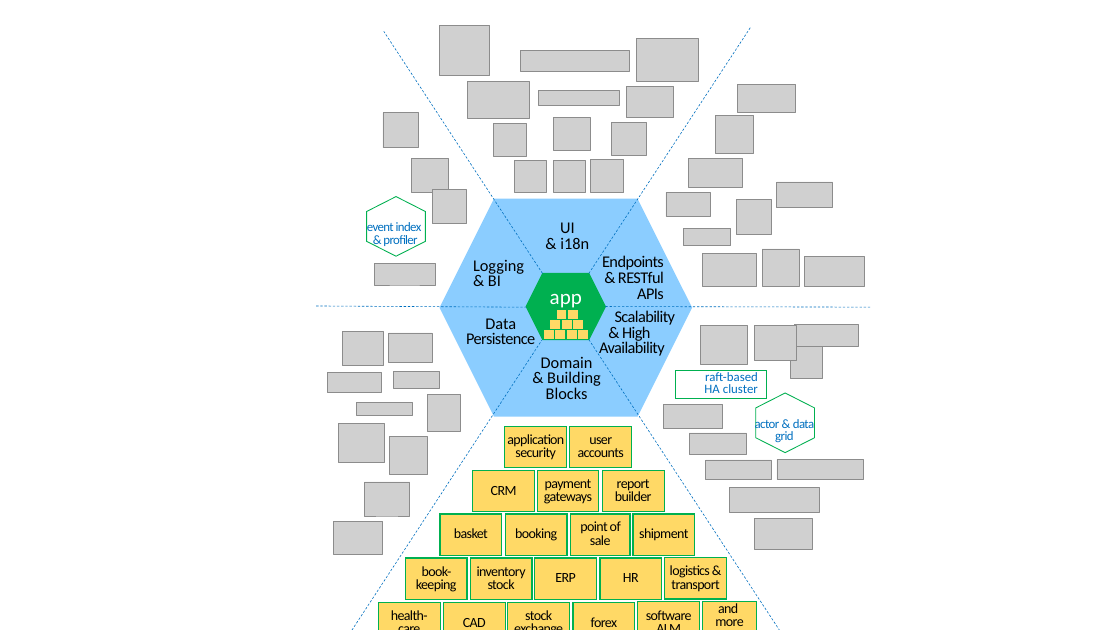
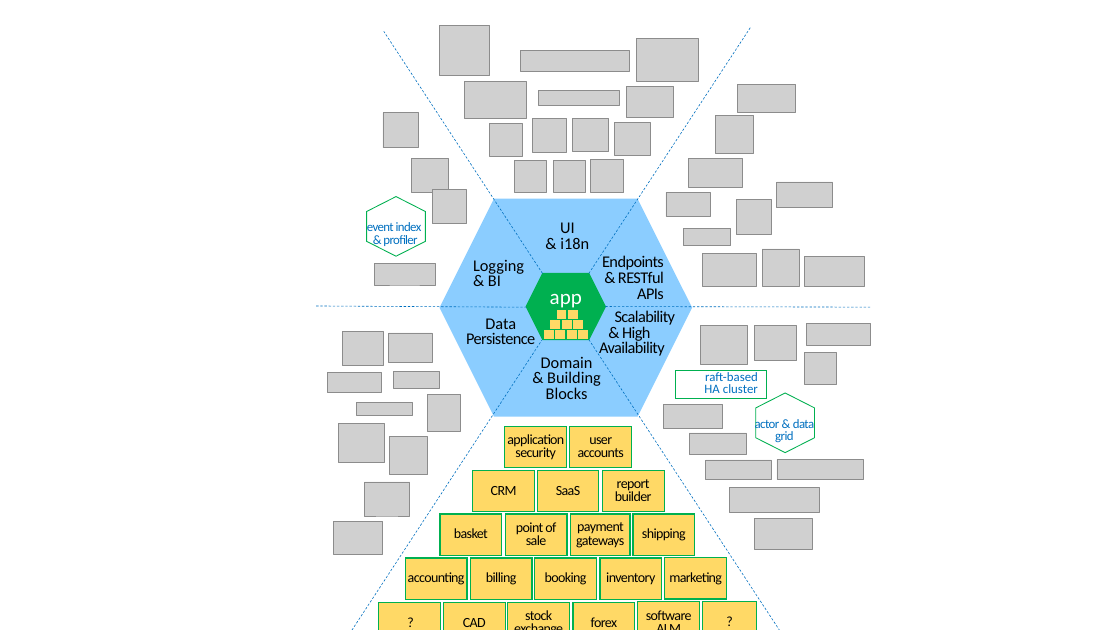
Before and after one commit to nwheels-io/NWheels, a slide deck: slide 1 of Docs/Concept.pptx. Drawn at 1120x630 pixels with LibreOffice and Linux fonts; fonts in the diff are those of the drawing; grey boxes stand for pictures; background and template pictures are left out. Boxes give left, top, right and bottom in pixels: in the first picture for what was removed or moved away, otherwise in the second. Text is boxed around its words. In the diff, an @@ line names an element or a change of style, - is before the commit and + after.

```diff
--- a/Docs/Concept.pptx
+++ b/Docs/Concept.pptx
@@ picture added at (x1=533, y1=118, x2=567, y2=153) @@
@@ picture moved from (x1=554, y1=118, x2=590, y2=150) to (x1=572, y1=118, x2=608, y2=151) @@
@@ picture moved from (x1=795, y1=324, x2=859, y2=347) to (x1=807, y1=323, x2=871, y2=346) @@
@@ picture moved from (x1=791, y1=347, x2=823, y2=379) to (x1=805, y1=353, x2=837, y2=385) @@
@@ rectangle added at (x1=537, y1=471, x2=599, y2=513), fill #FFD966, outline #00B050 1 pt, 12 pt, text #000000 @@
+SaaS
@@ rectangle "point of sale" moved from (x1=571, y1=514, x2=630, y2=555) to (x1=506, y1=514, x2=568, y2=556) @@
@@ rectangle "payment gateways" moved from (x1=537, y1=471, x2=599, y2=513) to (x1=571, y1=514, x2=630, y2=555) @@
@@ text in rectangle at (x1=642, y1=528, x2=686, y2=541): text changed @@
-shipment
+shipping
@@ rectangle "booking" moved from (x1=506, y1=514, x2=568, y2=556) to (x1=535, y1=558, x2=597, y2=600) @@
@@ rectangle removed at (x1=535, y1=558, x2=597, y2=600) @@
-ERP
@@ text in rectangle at (x1=408, y1=572, x2=465, y2=585): text changed @@
-book-keeping
+accounting
@@ text in rectangle at (x1=486, y1=572, x2=517, y2=585): text changed @@
-inventory
-stock
+billing
@@ text in rectangle at (x1=606, y1=572, x2=655, y2=585): text changed @@
-HR
+inventory
@@ text in rectangle at (x1=669, y1=572, x2=722, y2=585): text changed @@
-logistics &
-transport
+marketing
@@ text in rectangle at (x1=391, y1=610, x2=428, y2=620): text changed @@
-health-
-care
+?
@@ text in rectangle at (x1=715, y1=601, x2=743, y2=626): text changed @@
-and
-more
-…..
+?
```
Also in this commit, not shown: 2 other files.
